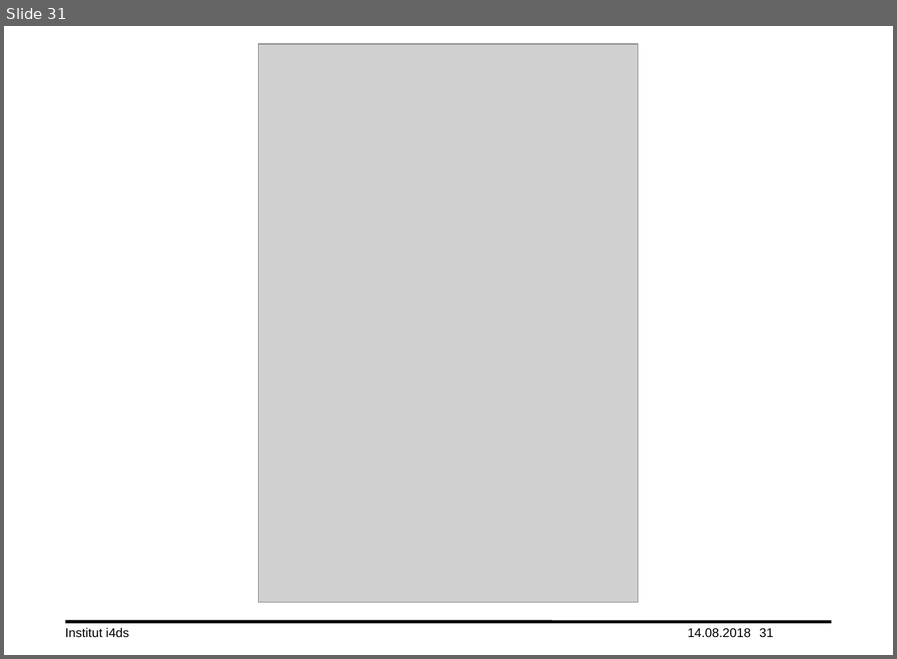
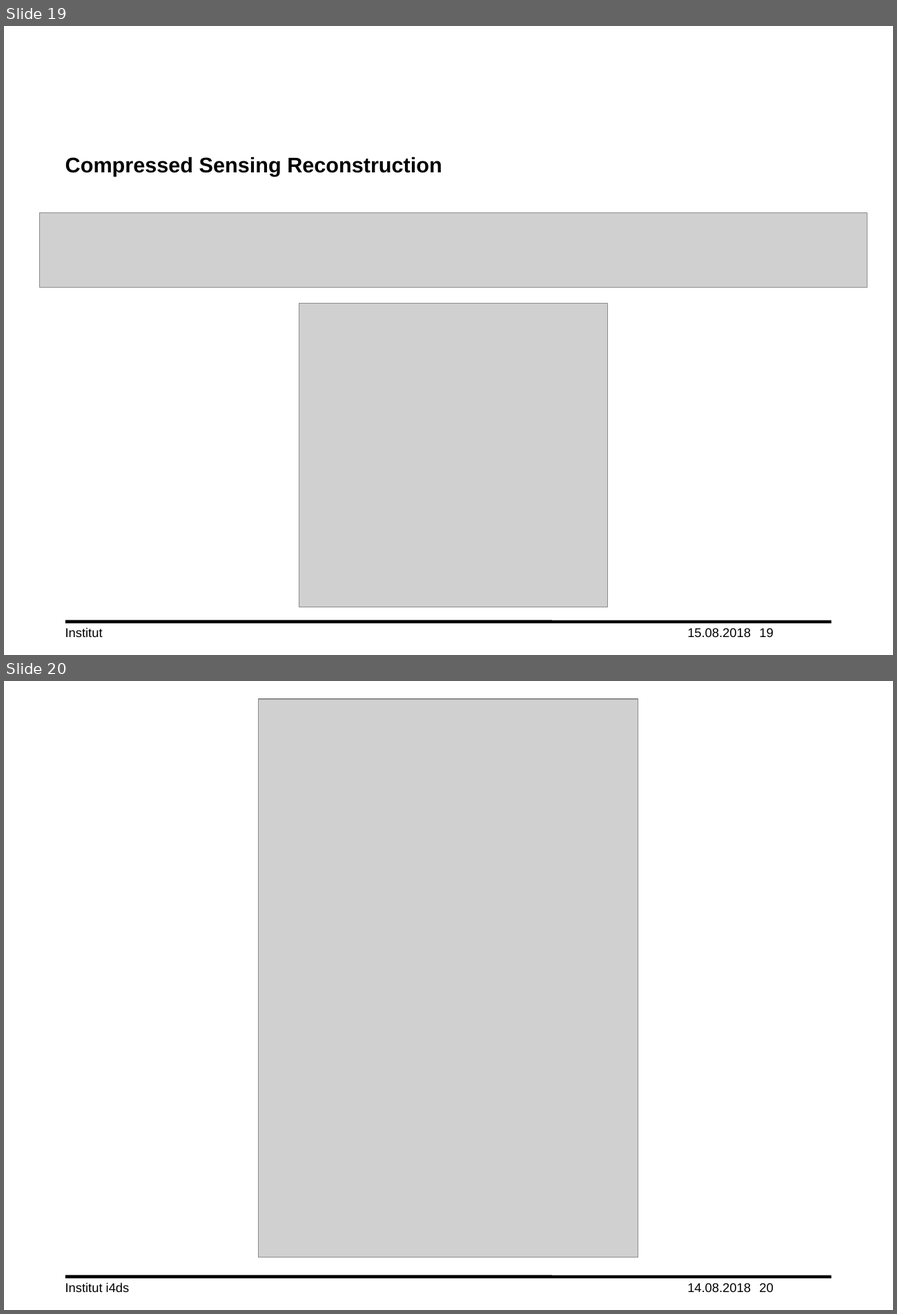
Before and after one commit to lord-blueberry/p7-doc, a slide deck: ppt/praes.pptx. Shown one above the other, each under a label of ours: slide 31 before the commit, slides 19 and 20 after it. The pictures are 897x659 and 897x1314 pixels, drawn with LibreOffice and Linux fonts; fonts in the diff are those of the drawing; grey boxes stand for pictures; background and template pictures are left out. Boxes give left, top, right and bottom in pixels: in the first picture for what was removed or moved away, otherwise in the second. Text is boxed around its words. In the diff, an @@ line names an element or a change of style, - is before the commit and + after.

```diff
--- a/ppt/praes.pptx
+++ b/ppt/praes.pptx
@@ slide 19 added at bbox=[4, 26, 893, 655], background #FFFFFF; not listed: 1 template element that a slide beside it also shows @@
@@ title added at bbox=[65, 156, 442, 176], 20 pt, text #000000, bold @@
+Compressed Sensing Reconstruction
@@ picture added at bbox=[40, 213, 868, 288] @@
@@ picture added at bbox=[299, 303, 608, 607] @@
@@ text added at bbox=[65, 627, 103, 637], 12 pt, text #000000 @@
+Institut
@@ text added at bbox=[687, 628, 751, 637], 12 pt, text #000000 @@
+15.08.2018
@@ page number added at bbox=[759, 628, 773, 637], 12 pt, text #000000 @@
+19
@@ what was slide 31 is now slide 20 @@
@@ page number at bbox=[759, 1283, 773, 1292]: text changed @@
-31
+20
```
Also in this commit, not shown: 2 slides changed, 1 slide removed, 1 other file.
